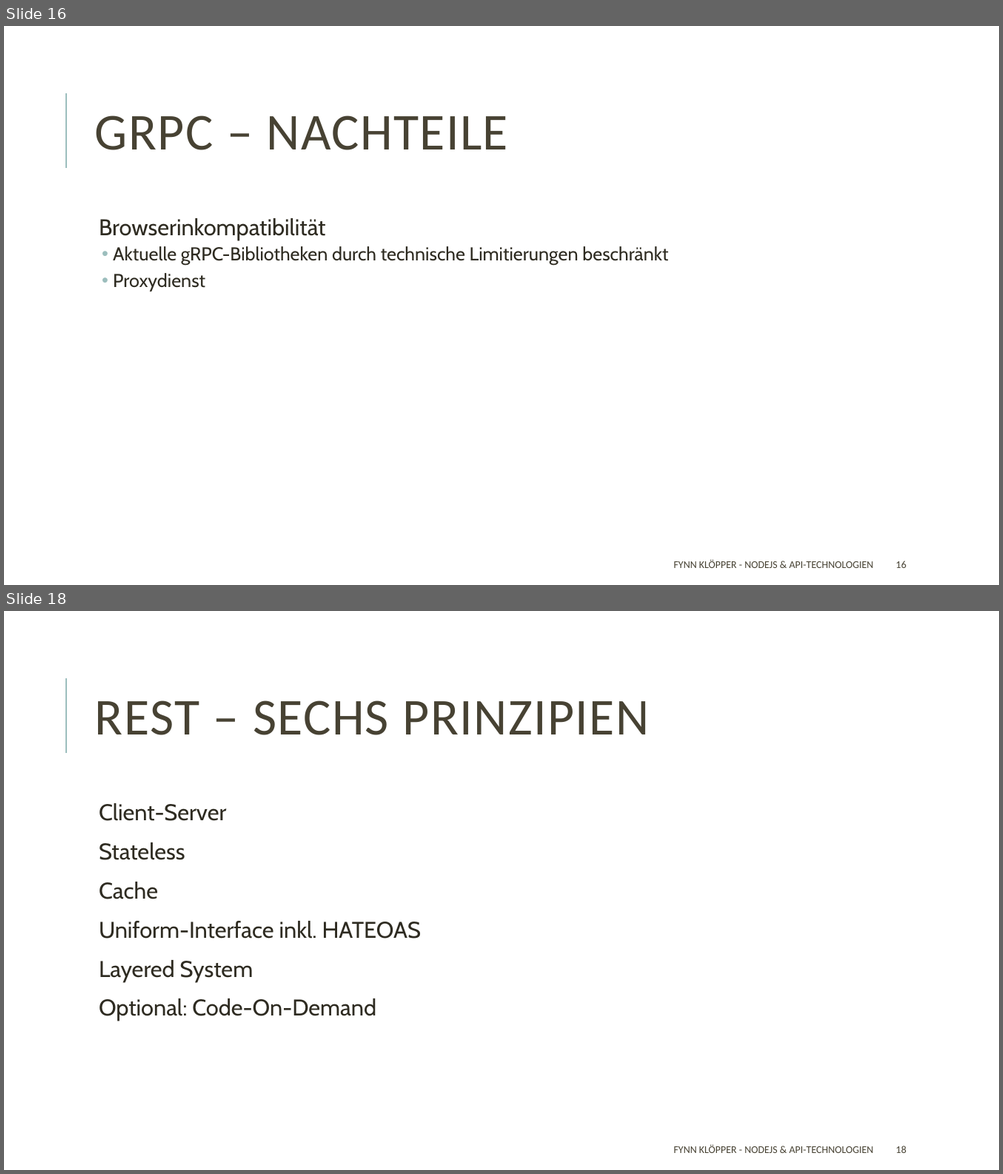
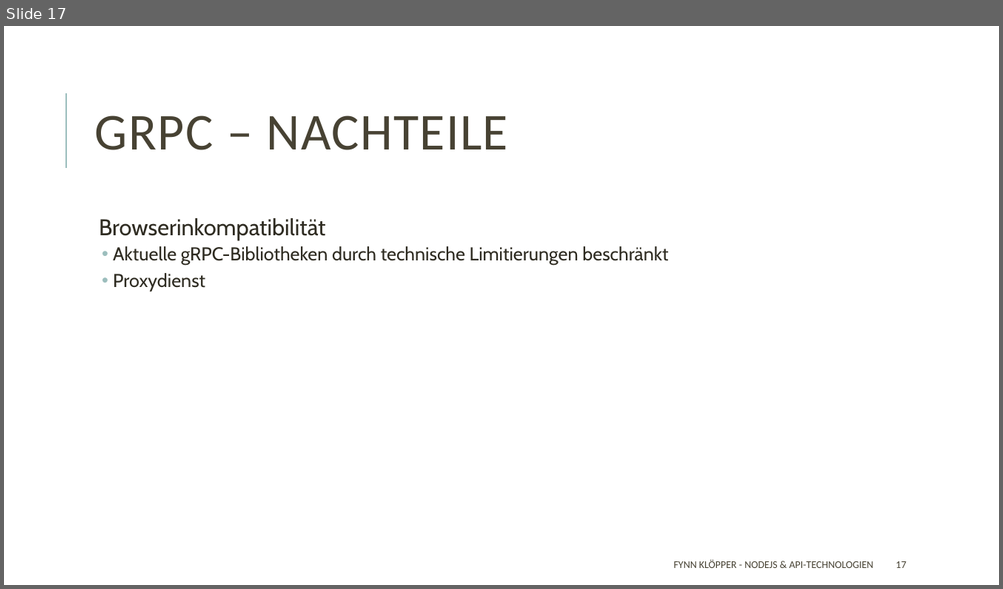
Before and after one commit to fkloepper/presentation, a slide deck: Fullstack Development/Backend/Backend.pptx. Shown one above the other, each under a label of ours: slides 16 and 18 before the commit, slide 17 after it; the slides between them are not shown. The pictures are 1003x1174 and 1003x589 pixels, drawn with LibreOffice and Linux fonts; fonts in the diff are those of the drawing. Boxes give left, top, right and bottom in pixels: in the first picture for what was removed or moved away, otherwise in the second. Text is boxed around its words. In the diff, an @@ line names an element or a change of style, - is before the commit and + after.

```diff
--- a/Fullstack Development/Backend/Backend.pptx
+++ b/Fullstack Development/Backend/Backend.pptx
@@ slide 18 removed at <box>4,611,999,1170</box>, background #FFFFFF; not listed: 1 template element that a slide beside it also shows @@
@@ title removed at <box>95,701,649,735</box> @@
-REST – SECHS PRINZIPIEN
@@ text removed at <box>99,803,421,1021</box> @@
-  Client-Server
-  Stateless
-  Cache
-  Uniform-Interface inkl. HATEOAS
-  Layered System
-  Optional: Code-On-Demand
@@ text removed at <box>674,1145,874,1153</box> @@
-FYNN KLÖPPER - NODEJS & API-TECHNOLOGIEN
@@ page number removed at <box>896,1146,906,1153</box> @@
-18
@@ what was slide 16 is now slide 17 @@
@@ page number at <box>896,562,906,568</box>: text changed @@
-16
+17
```
Also in this commit, not shown: 12 slides changed, 7 slides added, 1 other file.
